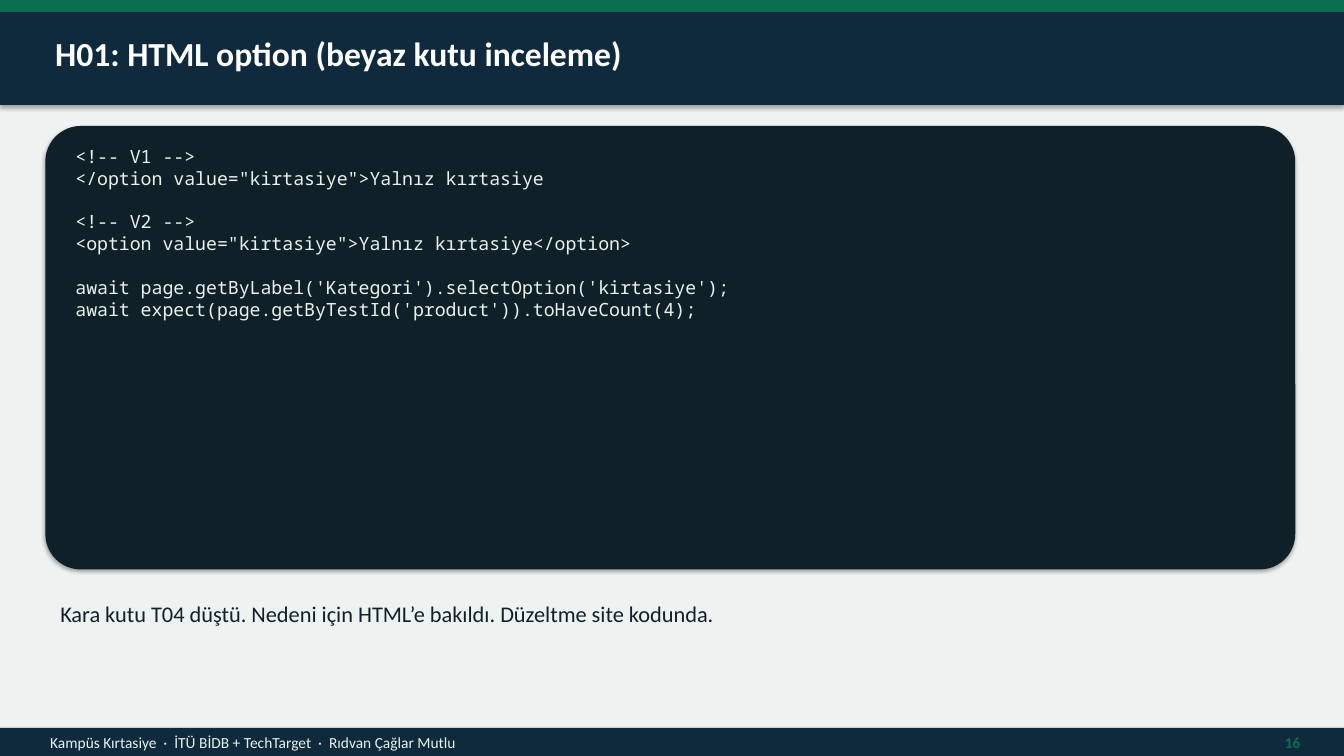
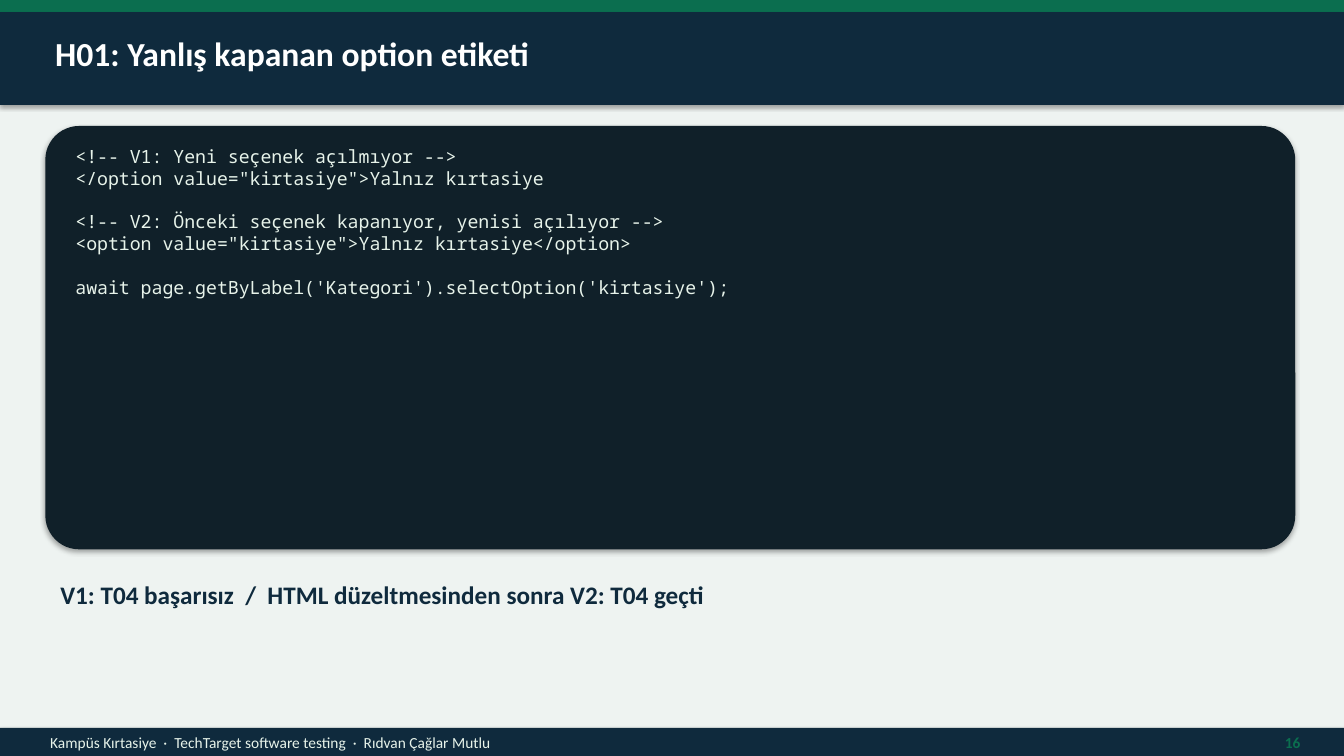
Before and after one commit to ridvancaglarmutlu/Veri-Taban-Projesi-, a slide deck: slide 16 of Kampus_Kirtasiye_Yazilim_Testi_Sunumu.pptx. Drawn at 1344x756 pixels with LibreOffice and Linux fonts; fonts in the diff are those of the drawing. Boxes give left, top, right and bottom in pixels: in the first picture for what was removed or moved away, otherwise in the second. Text is boxed around its words. In the diff, an @@ line names an element or a change of style, - is before the commit and + after.

```diff
--- a/Kampus_Kirtasiye_Yazilim_Testi_Sunumu.pptx
+++ b/Kampus_Kirtasiye_Yazilim_Testi_Sunumu.pptx
@@ text at [55,42,529,72]: text changed @@
-H01: HTML option (beyaz kutu inceleme)
+H01: Yanlış kapanan option etiketi
@@ rounded rectangle: place and size @@
-rounded rectangle at [45,126,1296,570]
+rounded rectangle at [45,126,1296,549]
@@ text at [75,149,729,299]: text changed @@
-<!-- V1 -->
-</option value="kirtasiye">Yalnız kırtasiye
-<!-- V2 -->
-<option value="kirtasiye">Yalnız kırtasiye</option>
-await page.getByLabel('Kategori').selectOption('kirtasiye');
-await expect(page.getByTestId('product')).toHaveCount(4);
+<!-- V1: Yeni seçenek açılmıyor -->
+</option value="kirtasiye">Yalnız kırtasiye
+<!-- V2: Önceki seçenek kapanıyor, yenisi açılıyor -->
+<option value="kirtasiye">Yalnız kırtasiye</option>
+await page.getByLabel('Kategori').selectOption('kirtasiye');
@@ text at [60,586,704,609]: text changed; size 16 to 18 pt; text colour #12202B to #0F2A3D; bold on @@
-Kara kutu T04 düştü. Nedeni için HTML’e bakıldı. Düzeltme site kodunda.
+V1: T04 başarısız / HTML düzeltmesinden sonra V2: T04 geçti
@@ text at [50,737,490,751]: text changed @@
-Kampüs Kırtasiye · İTÜ BİDB + TechTarget · Rıdvan Çağlar Mutlu
+Kampüs Kırtasiye · TechTarget software testing · Rıdvan Çağlar Mutlu
```
Also in this commit, not shown: 9 other slides changed, 13 slides added, 12 slides removed, 2 other files.
